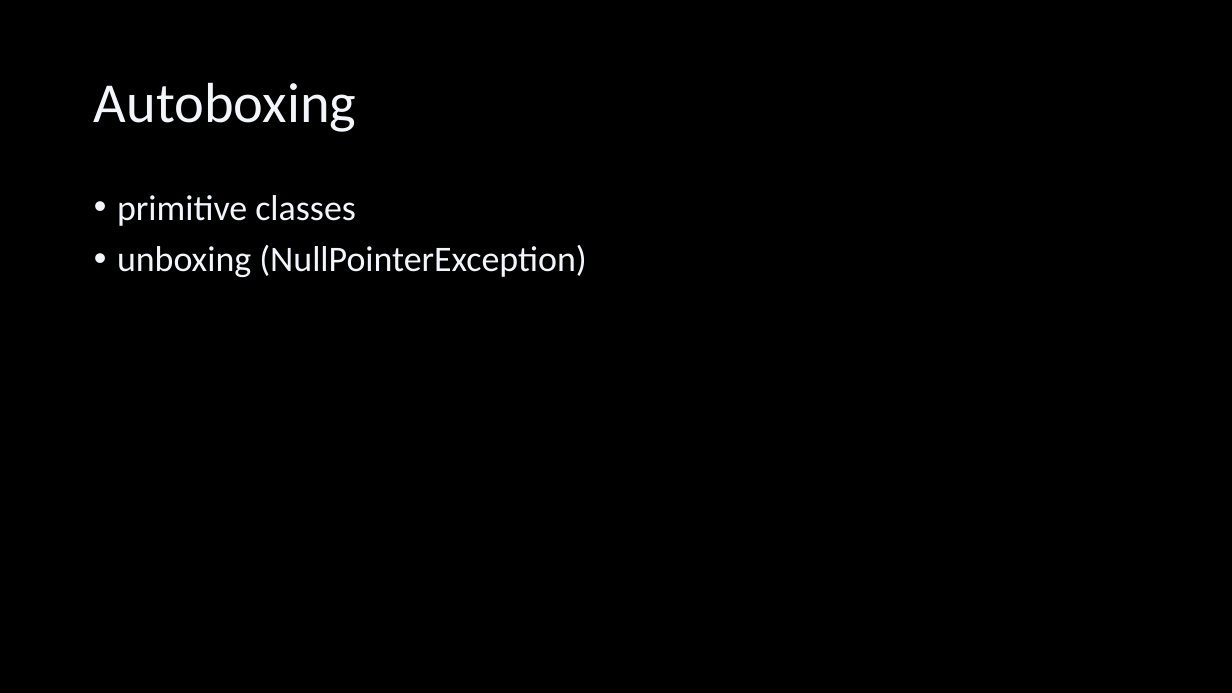
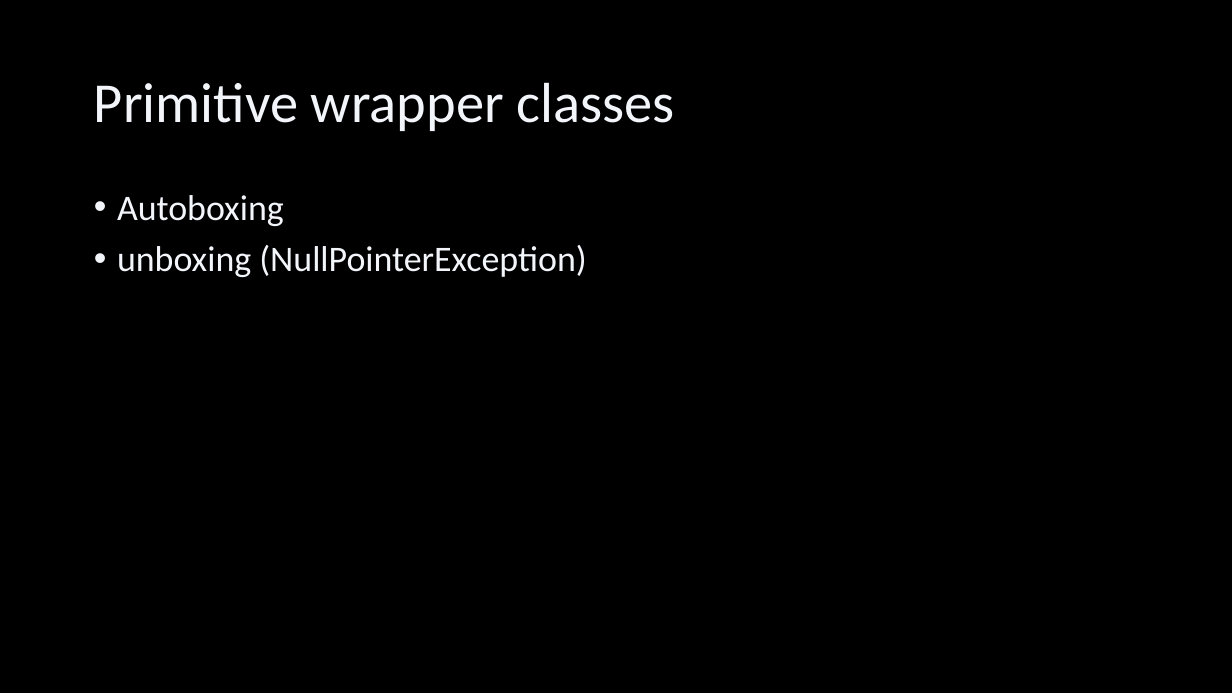
Before and after one commit to Cactusroot/Java, a slide deck: slide 84 of src/Java.pptx (slide 79 before the commit). Drawn at 1232x693 pixels with LibreOffice and Linux fonts; fonts in the diff are those of the drawing. Boxes give left, top, right and bottom in pixels: in the first picture for what was removed or moved away, otherwise in the second. Text is boxed around its words. In the diff, an @@ line names an element or a change of style, - is before the commit and + after.

```diff
--- a/src/Java.pptx
+++ b/src/Java.pptx
@@ title at [94,82,675,131]: text changed @@
-Autoboxing
+Primitive wrapper classes
@@ text at [117,195,284,226]: text changed @@
-• primitive classes
+• Autoboxing
```
Also in this commit, not shown: 19 other slides changed, 7 slides added, 2 other files.
